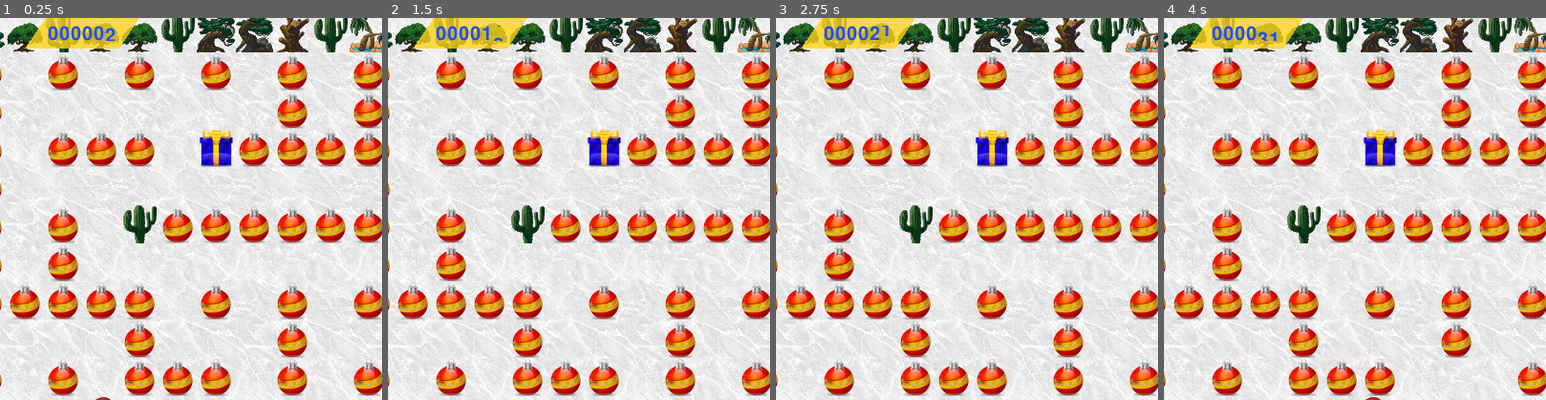
Above: before the commit, frames 1-4 (left to right).
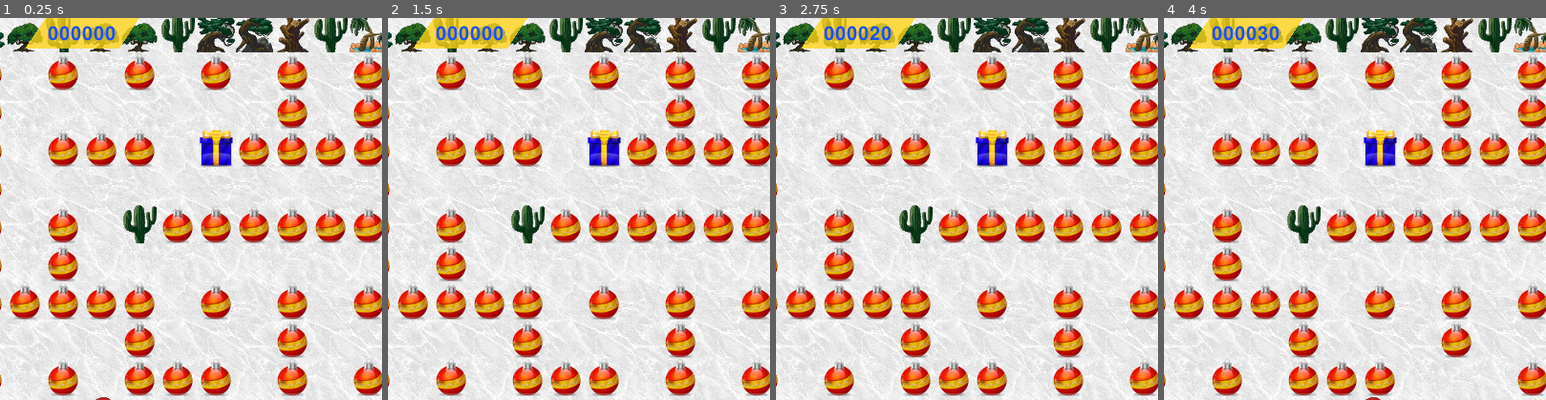
Above: after the commit, the same moments.

Repository: abasty/pingoo
Game: Godot game, scene res://test.tscn
Two runs of this game, one before a commit and one after it. Both use one fixed random seed, a clock stepped at 60 frames per second and the inputs below.
Inputs:
- Up to frame 1 (0.25 s): no input
- Up to frame 2 (1.5 s): tap Enter at 0.5 s; hold Right (ui_right) 0.53-1.28 s; hold Space 0.53-1.28 s; hold Down (ui_down) from 1.28 s (still down); tap Space at 1.35 s
- Up to frame 3 (2.75 s): tap Space at 1.52, 1.82 s; release Down (ui_down) at 2.03 s; hold Right (ui_right) from 2.03 s (still down); hold Space from 2.03 s (still down)
- Up to frame 4 (4 s): release Right (ui_right) at 2.78 s; release Space at 2.78 s; hold Up (ui_up) 2.78-3.53 s; tap Space at 2.85, 3.02, 3.32 s; hold Left (ui_left) from 3.53 s (still down); hold Space from 3.53 s (still down)
The pictures show only the part of the screen within x 39-89%, y 0-50%; the shares and areas given below are measured in that part.

The runs differ from the first frame. In frame 1, less than 0.1% of the frame differs, in the area x 27-31%, y 2-6%; in frame 2, 0.2%, in the area x 24-31%, y 2-6%; in frame 3, less than 0.1%; in frame 4, 0.1%.

Commit message:
More on score...

Diff:
--- a/ice_block.gd
+++ b/ice_block.gd
@@ -8,6 +8,8 @@
 @onready var target = position
 @onready var sprite = $AnimatedSprite2D
 @onready var ray = PhysicsRayQueryParameters2D.create(Vector2.ZERO, Vector2.ZERO, -1, [self])
+
+signal add_score
 
 func _ready():
 	ray.collide_with_areas = true
@@ -65,6 +67,7 @@
 			sprite.animation = "destroy"
 			sprite.play()
 			$Breaking.play()
+			add_score.emit(10)
 		else:
 			$Moving.play()
 		# end if
--- a/score.gd
+++ b/score.gd
@@ -3,29 +3,42 @@
 @onready var digits = [ $p0, $p1, $p2, $p3, $p4, $p5 ]
 @onready var rollings = [ false, false, false, false, false, false ]
 
-const speed = 200
+const speed = 800
 const DIGIT_HEIGHT = 26
+const DIGIT_DISPLAY_WIDTH = 12
+const DIGIT_DISPLAY_HEIGHT = 16
 
 var target_value = 0
-
-var value:
-	set(new_value):
-		value = new_value
-		for i in range(digits.size()):
-			digits[i].region_rect = Rect2(0, new_value % 10 * DIGIT_HEIGHT, 12, 16)
-			new_value /= 10
-		# end for
-	# end set
-	get:
-		return value
-	# end get
+var value = 0
 
 # Called when the node enters the scene tree for the first time.
 func _ready():
-	value = 0
-	target_value = 123
+	set_display_value(0)
 # end func _ready
 
+func add(score):
+	target_value += score
+# end func add
+
+# set the value of the display
+func set_display_value(new_value):
+	value = new_value
+	for i in range(digits.size()):
+		digits[i].region_rect = Rect2(0, new_value % 10 * DIGIT_HEIGHT, DIGIT_DISPLAY_WIDTH, DIGIT_DISPLAY_HEIGHT)
+		new_value /= 10
+	# end for
+# end func set_display_value
+
+# get the value of the display
+func get_display_value():
+	var v = 0
+	for i in range(digits.size()):
+		v += digits[i].region_rect.position.y / DIGIT_HEIGHT * pow(10, i)
+	# end for
+	return v
+# end func get_display_value
+
+# Called every frame. 'delta' is the elapsed time since the previous frame.
 func _process(delta):
 	if value != target_value:
 		animate(delta)
@@ -53,9 +66,14 @@
 
 		# if the digit is not the first digit, and it has reached its target value, stop rolling
 		var new_digit_value = floor(digit.region_rect.position.y / DIGIT_HEIGHT)
-		if i != 0 and new_digit_value != digit_value:
+		if new_digit_value != digit_value:
 			rollings[i] = false
 			digit.region_rect.position.y = new_digit_value * DIGIT_HEIGHT
 		# end if
 	# end for
+
+	if get_display_value() >= target_value:
+		set_display_value(target_value)
+	# end if
+
 # end func animate
--- a/test.gd
+++ b/test.gd
@@ -7,6 +7,8 @@
 var blocks = []
 var gifts = []
 var trees = []
+
+signal add_score
 
 func add_scene_child(scene, c: int, l: int):
 	var instance = scene.instantiate()
@@ -28,6 +30,7 @@
 
 func add_block_child(c: int, l: int):
 	var block = add_scene_child(block_scene, c, l)
+	block.connect("add_score", $Score.add)
 	# Append the block to the list of blocks if it is not on the border
 	if c > 1 and l > 1 and c < 18 and l < 18:
 		blocks.append(block)
@@ -70,7 +73,7 @@
 	# end for
 
 	# Make sure the score is on top of everything
-	get_node("Score").set_z_index(1)
+	$Score.set_z_index(1)
 # end func _ready
 
 func _on_gift_moved():
@@ -98,5 +101,7 @@
 		# end for
 		$JingleBells.stop()
 		$Music.play()
+		# Update score
+		$Score.add(1000)
 	# end if
 # end func _on_gift_moved
